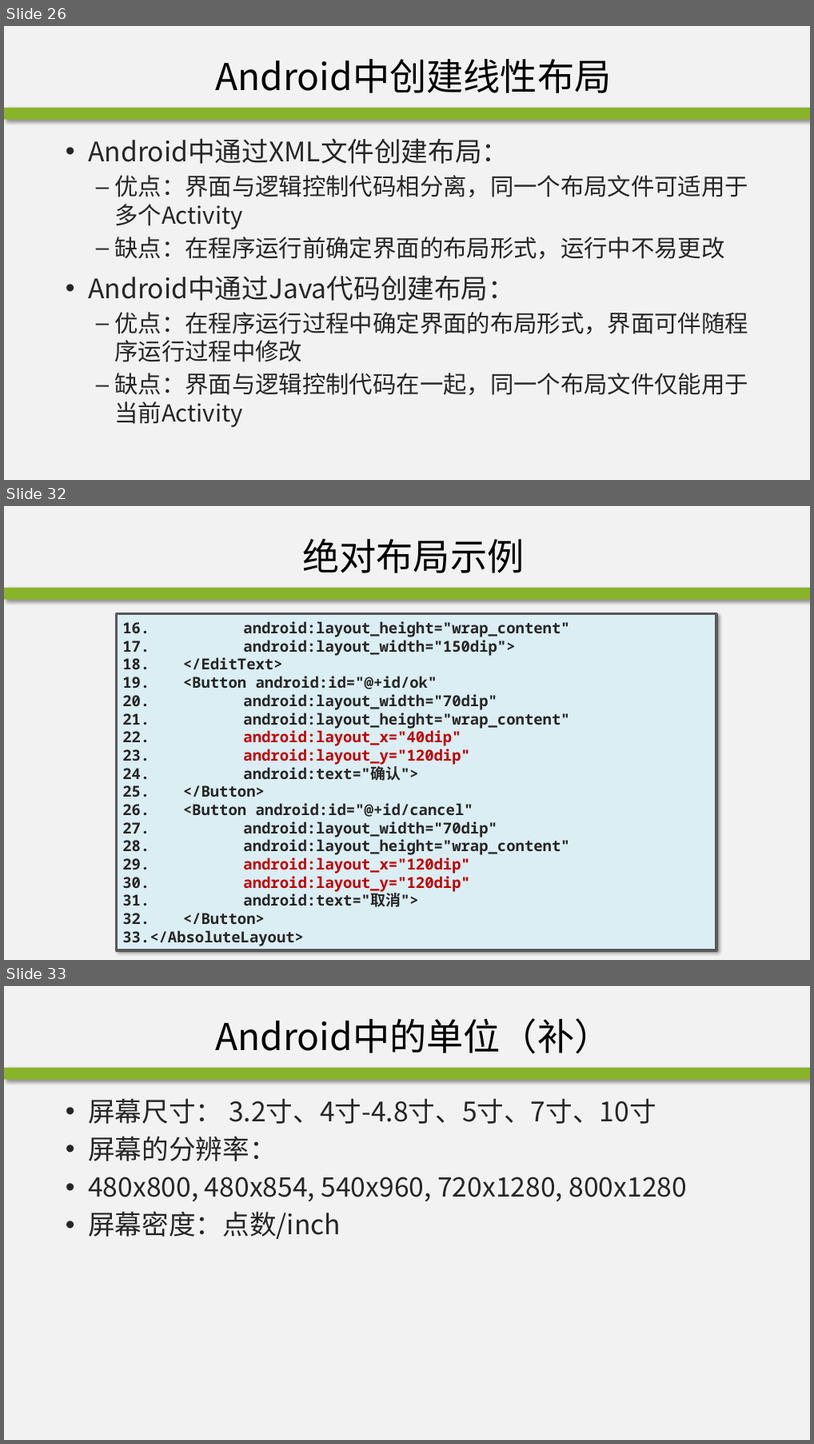
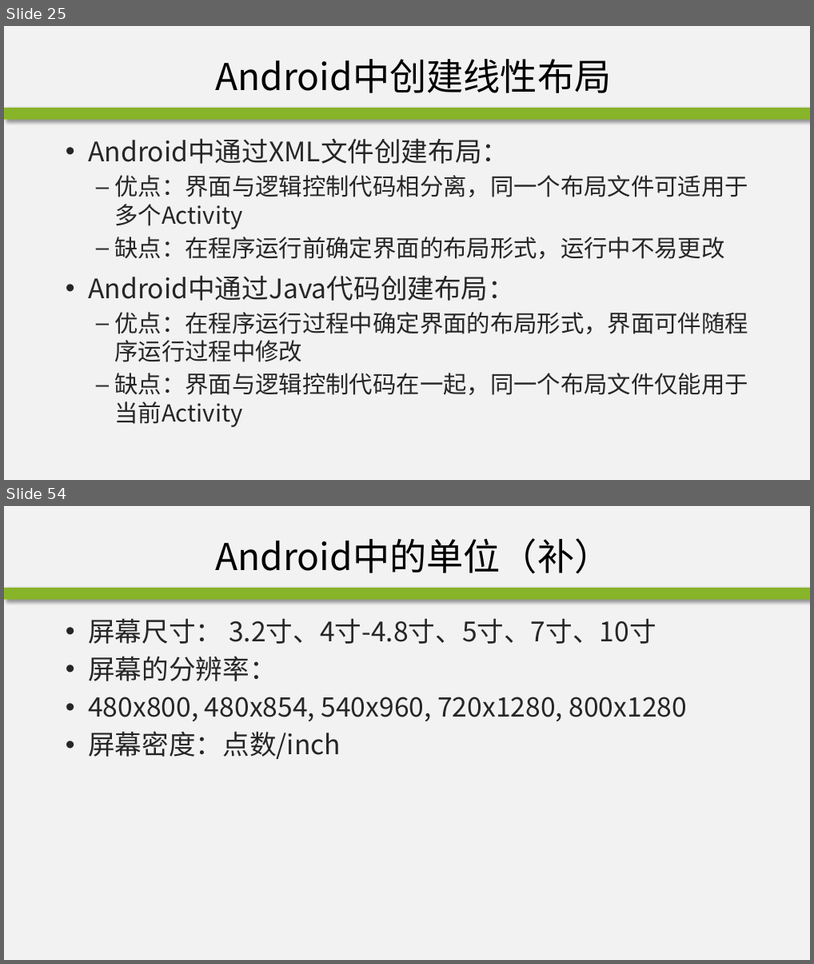
Before and after one commit to edu2act/course-android, a slide deck: materials/slides/ch02-2.pptx. Shown one above the other, each under a label of ours: slides 26, 32 and 33 before the commit, slides 25 and 54 after it; the slides between them are not shown. The pictures are 814x1444 and 814x964 pixels, drawn with LibreOffice and Linux fonts; fonts in the diff are those of the drawing; background and template pictures are left out. Boxes give left, top, right and bottom in pixels: in the first picture for what was removed or moved away, otherwise in the second. Text is boxed around its words. In the diff, an @@ line names an element or a change of style, - is before the commit and + after.

```diff
--- a/materials/slides/ch02-2.pptx
+++ b/materials/slides/ch02-2.pptx
@@ slide 32 removed at bbox=[4, 506, 810, 960], background #F2F2F2; not listed: 1 template element that a slide beside it also shows @@
@@ title removed at bbox=[302, 539, 524, 573] @@
-绝对布局示例
@@ rectangle removed at bbox=[117, 614, 717, 950] @@
-16. android:layout_height="wrap_content"
-17. android:layout_width="150dip">
-18. </EditText>
-19. <Button android:id="@+id/ok"
-20. android:layout_width="70dip"
-21. android:layout_height="wrap_content"
-22. android:layout_x="40dip"
-23. android:layout_y="120dip"
-24. android:text="确认">
-25. </Button>
-26. <Button android:id="@+id/cancel"
-27. android:layout_width="70dip"
-28. android:layout_height="wrap_content"
-29. android:layout_x="120dip"
-30. android:layout_y="120dip"
-31. android:text="取消">
-32. </Button>
-33. </AbsoluteLayout>
@@ what was slide 26 is now slide 25 @@
@@ what was slide 33 is now slide 54 @@
```
Also in this commit, not shown: 22 slides changed, 5 slides added, 5 other slides removed, 1 other file.
